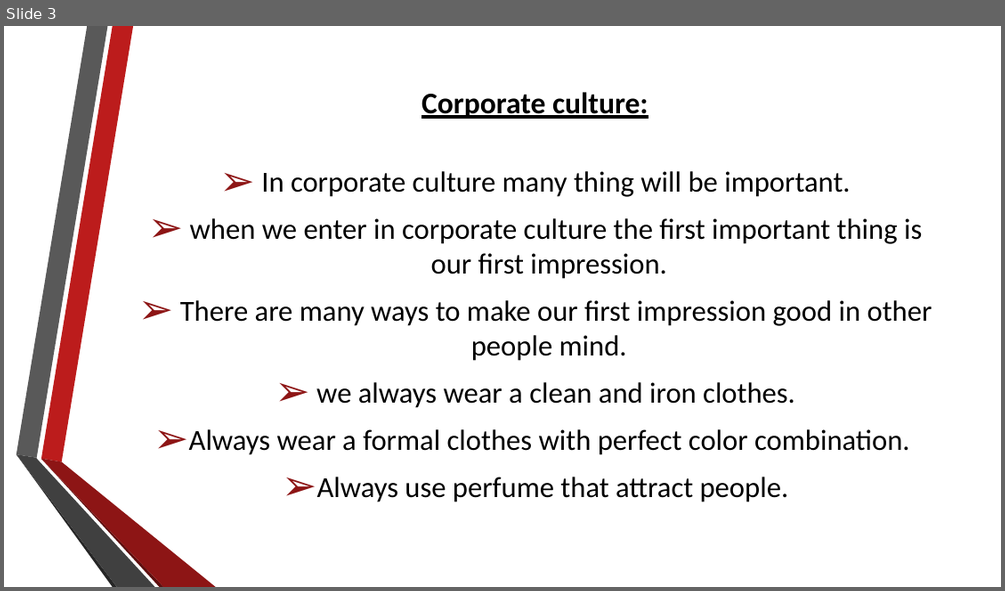
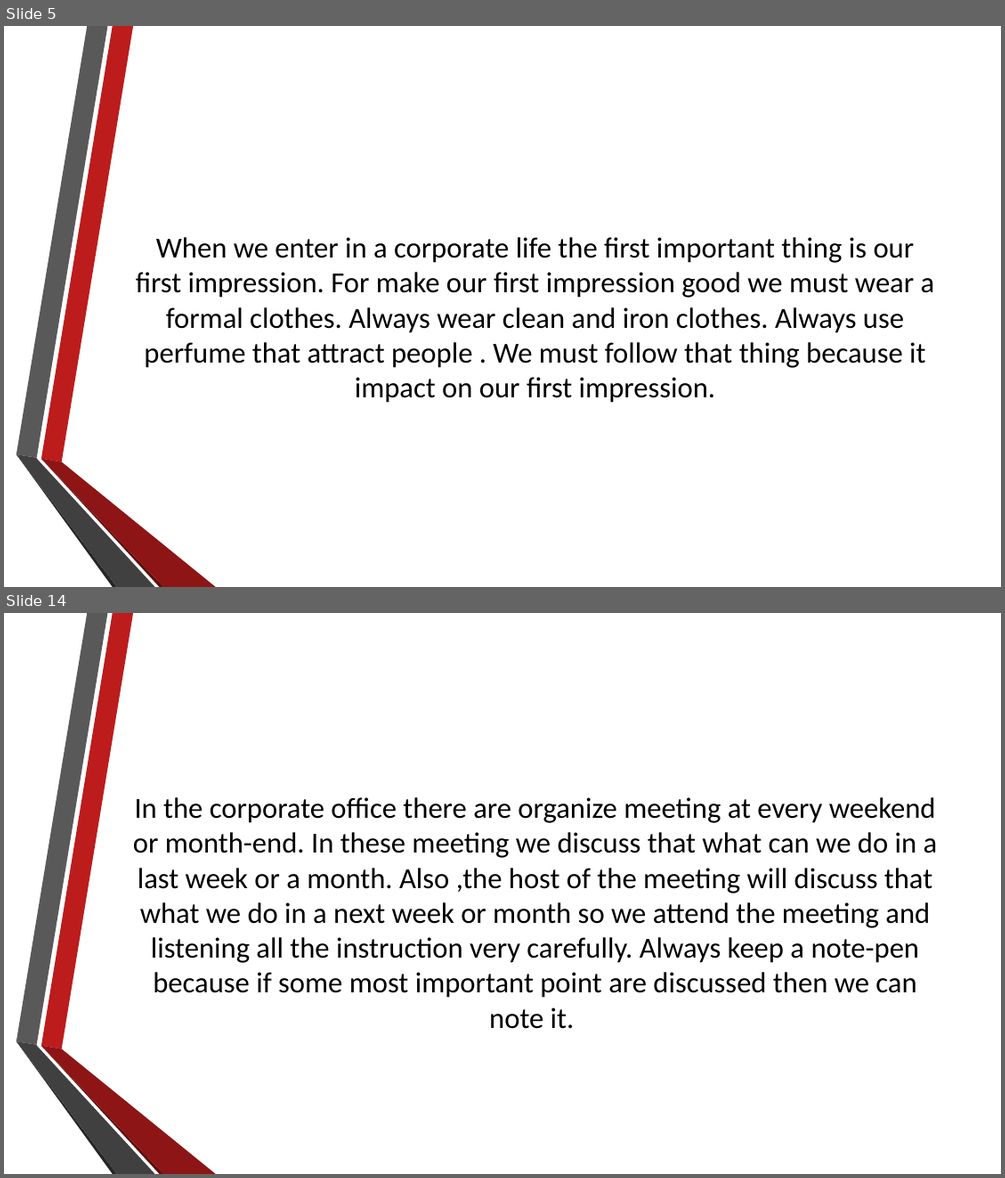
Before and after one commit to rajputjainam244/Assignment, a slide deck: building corporate culture.pptx. Shown one above the other, each under a label of ours: slide 3 before the commit, slides 5 and 14 after it; the slides between them are not shown. The pictures are 1005x591 and 1005x1178 pixels, drawn with LibreOffice and Linux fonts; fonts in the diff are those of the drawing; background and template pictures are left out. Boxes give left, top, right and bottom in pixels: in the first picture for what was removed or moved away, otherwise in the second. Text is boxed around its words. In the diff, an @@ line names an element or a change of style, - is before the commit and + after.

```diff
--- a/building corporate culture.pptx
+++ b/building corporate culture.pptx
@@ slide 14 added at box(4, 613, 1001, 1174), background picture (left out); not listed: 6 template elements that a slide beside it also shows @@
@@ text added at box(133, 797, 938, 1029), 28 pt, text #000000 @@
+In the corporate office there are organize meeting at every weekend or month-end. In these meeting we discuss that what can we do in a last week or a month. Also ,the host of the meeting will discuss that what we do in a next week or month so we attend the meeting and listening all the instruction very carefully. Always keep a note-pen because if some most important point are discussed then we can note it.
@@ what was slide 3 is now slide 5 @@
@@ slide 5 changed as well @@
@@ title removed at box(421, 92, 648, 119) @@
-Corporate culture:
@@ text at box(136, 237, 935, 402): text changed @@
-➢ In corporate culture many thing will be important.
-➢ when we enter in corporate culture the first important thing is our first impression.
-➢ There are many ways to make our first impression good in other people mind.
-➢ we always wear a clean and iron clothes.
-➢ Always wear a formal clothes with perfect color combination.
-➢ Always use perfume that attract people.
+When we enter in a corporate life the first important thing is our first impression. For make our first impression good we must wear a formal clothes. Always wear clean and iron clothes. Always use perfume that attract people . We must follow that thing because it impact on our first impression.
```
Also in this commit, not shown: 1 other slide changed, 12 other slides added, 2 slides removed.
